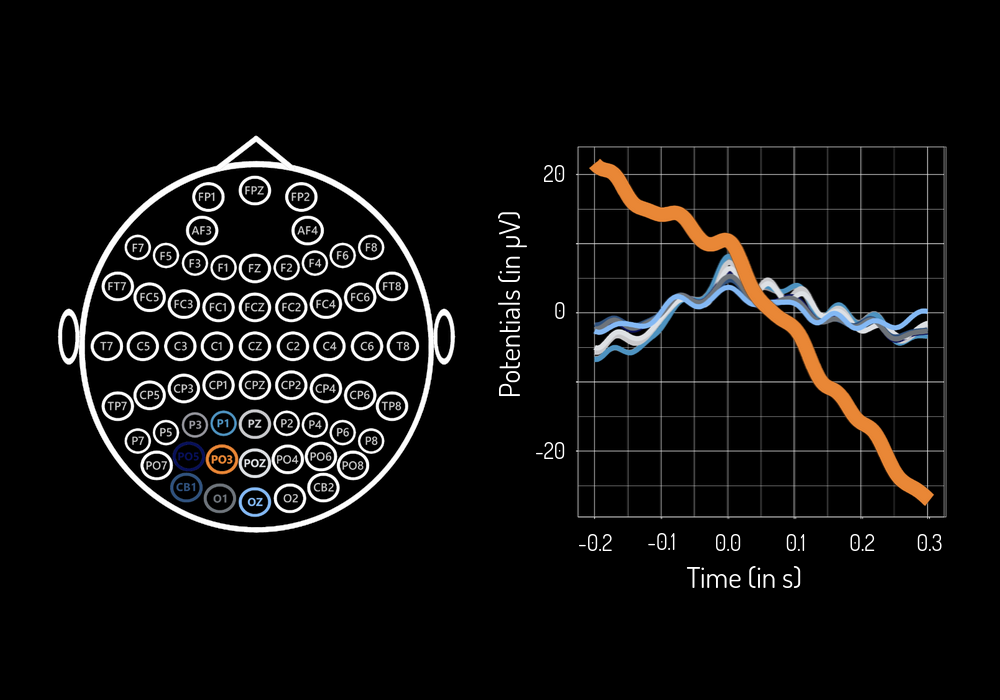
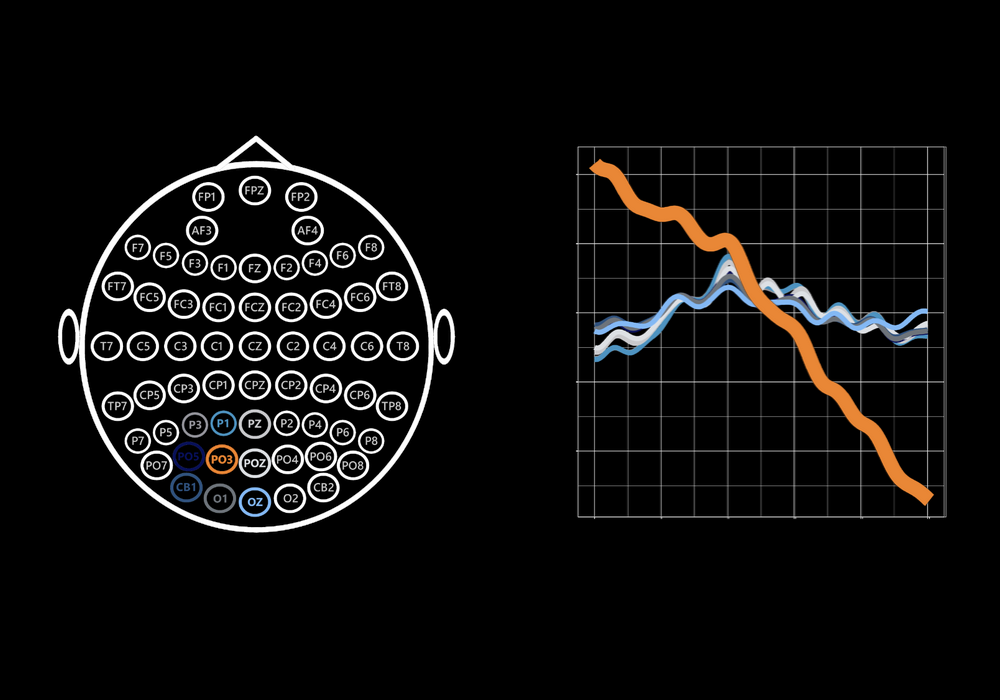
Layers edited between the first and the second 1000px x 700px image:
painted on "bad_channel.png" (3rd of 3) over [498, 165, 942, 588]
